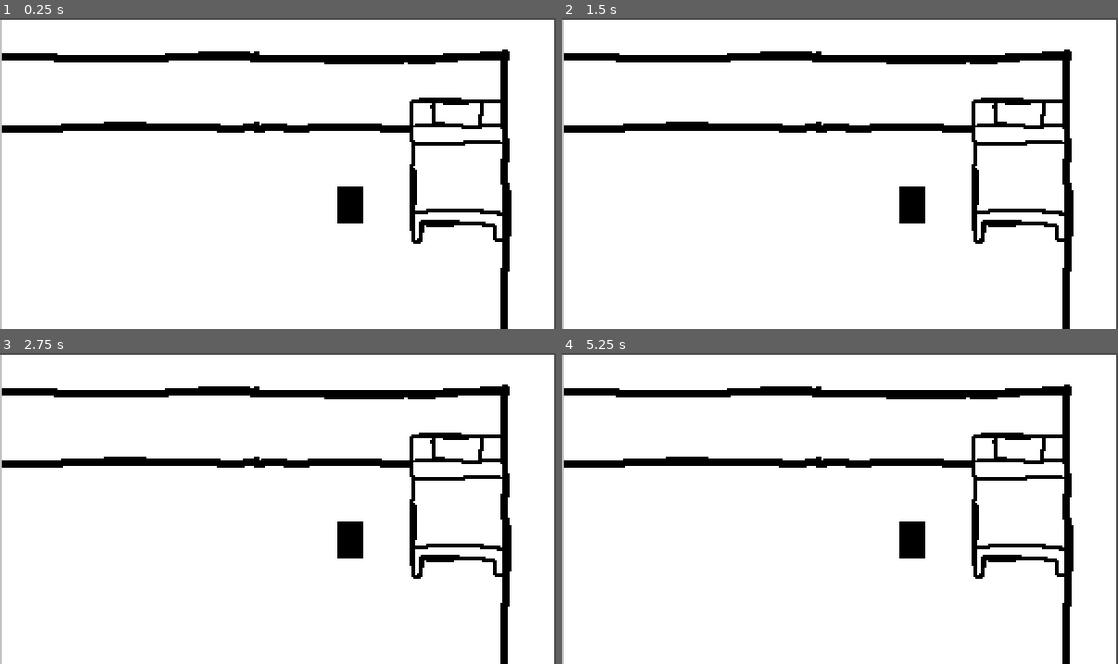
Above: before the commit, frames 1-4 (two rows, left to right).
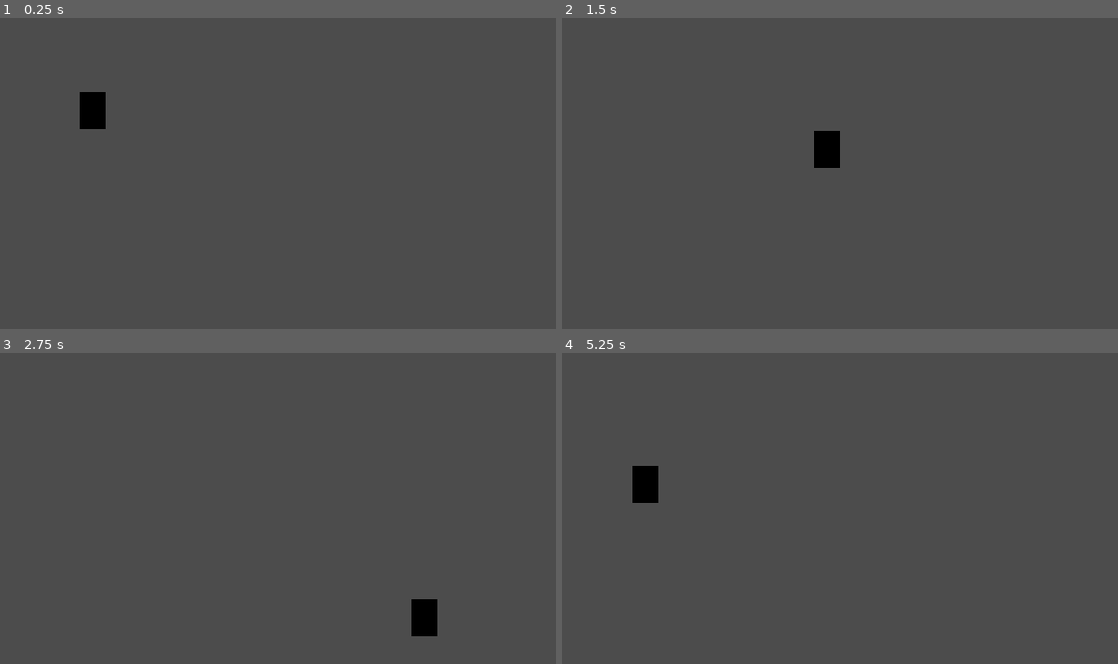
Above: after the commit, the same moments.

Repository: EdBarrancos/Operation_Ai_pain
Game: Godot game, scene res://Scenes/World.tscn
The game is run twice, just before and just after one commit, with the same random seed, the same clock (stepped at 60 frames per second) and the same inputs.
Inputs:
- Up to frame 1 (0.25 s): no input
- Up to frame 2 (1.5 s): tap Enter at 0.5 s; hold D (RIGHT) 0.53-1.28 s; hold S (DOWN) from 1.28 s (still down)
- Up to frame 3 (2.75 s): release S (DOWN) at 2.03 s; hold D (RIGHT) from 2.03 s (still down)
- Up to frame 4 (5.25 s): release D (RIGHT) at 2.78 s; hold W (UP) 2.78-3.53 s; hold A (LEFT) 3.53-5.03 s; hold S (DOWN) from 5.03 s (still down)

The runs differ from the first frame. In frame 1, 99% of the frame differs, in the area x 0-100%, y 0-100%; in frame 2, 99%; in frame 3, 99%; in frame 4, 99%.
Error before the commit: Invalid call. Nonexistent function 'move_player' in base 'Nil'. (res://Player/Scripts/PlayerMovement.gd:60)

Commit message:
Comp. Basic Player Movement

Diff:
--- a/OperationAi/Player/Scripts/Player.gd
+++ b/OperationAi/Player/Scripts/Player.gd
@@ -7,7 +7,7 @@
 
 # Called when the node enters the scene tree for the first time.
 func _ready():
-	pass # Replace with function body.
+	playerMovement.Init(self)
 
 
 func MovePlayer(velocity, up):
--- a/OperationAi/Player/Scripts/PlayerMovement.gd
+++ b/OperationAi/Player/Scripts/PlayerMovement.gd
@@ -10,10 +10,15 @@
 export var BASE_MAX_VEL = 130
 export var BASE_DECEL = 0.6
 
-
 var acel
 var maxVel
 var decel
+
+#Directions
+onready var up = "UP"
+onready var down = "DOWN"
+onready var right = "RIGHT"
+onready var left = "LEFT"
 
 
 func _ready():
@@ -31,33 +36,42 @@
 
 
 func GetInput():
-	if Input.is_action_pressed("LEFT"):
-		#Turn Sprite
-		#player.playerSprite.TurnLeft()
-
+	if Input.is_action_pressed(left):
 		#Set Y Velocity To 0
 		ChangeVelocityY(0,0,false, false)
 
 		#Set Velocity
 		if velocity.x > 0: ChangeVelocityX(decel, -acel, false, true)
 		else: ChangeVelocityX(-acel, maxVel, true)
-	elif Input.is_action_pressed("RIGHT"):
-		#Turn Sprite
-		#player.playerSprite.TurnRight()
-
+	elif Input.is_action_pressed(right):
 		#Set Y Velocity To 0
 		ChangeVelocityY(0,0,false, false)
 
 		#Set Velocity
 		if -velocity.x > 0: ChangeVelocityX(decel, acel, false, true)
 		else: ChangeVelocityX(acel, maxVel, true)
+	elif Input.is_action_pressed(up):
+		#Set X Velocity To 0
+		ChangeVelocityX(0,0,false, false)
+
+		#Set Velocity
+		if velocity.y > 0: ChangeVelocityY(decel, -acel, false, true)
+		else: ChangeVelocityY(-acel, maxVel, true)
+	elif Input.is_action_pressed(down):
+		#Set X Velocity To 0
+		ChangeVelocityX(0,0,false, false)
+
+		#Set Velocity
+		if -velocity.y > 0: ChangeVelocityY(decel, acel, false, true)
+		else: ChangeVelocityY(acel, maxVel, true)
 	else:
 		ChangeVelocityX(decel, 0, false, true)
+		ChangeVelocityY(decel, 0, false, true)
 
 
 func _physics_process(_delta):
 	GetInput()
-	player.move_player(velocity, UP)
+	player.MovePlayer(velocity, UP)
 
 
 func ChangeVelocityX(value, maxVelocity=0, adding=true, gradual=false):
--- a/OperationAi/Scenes/Room.tscn
+++ b/OperationAi/Scenes/Room.tscn
@@ -6,8 +6,9 @@
 [node name="Room" type="Node2D"]
 
 [node name="Quarto_Base" type="Sprite" parent="."]
+visible = false
 position = Vector2( -1.3869, 169.117 )
 texture = ExtResource( 2 )
 
 [node name="Player" parent="." instance=ExtResource( 1 )]
-position = Vector2( -103.851, 33.2154 )
+position = Vector2( 50.0008, 51.149 )
--- a/OperationAi/Scenes/World.tscn
+++ b/OperationAi/Scenes/World.tscn
@@ -5,3 +5,4 @@
 [node name="World" type="Node2D"]
 
 [node name="Room" parent="." instance=ExtResource( 1 )]
+position = Vector2( 0, -1.12247 )
